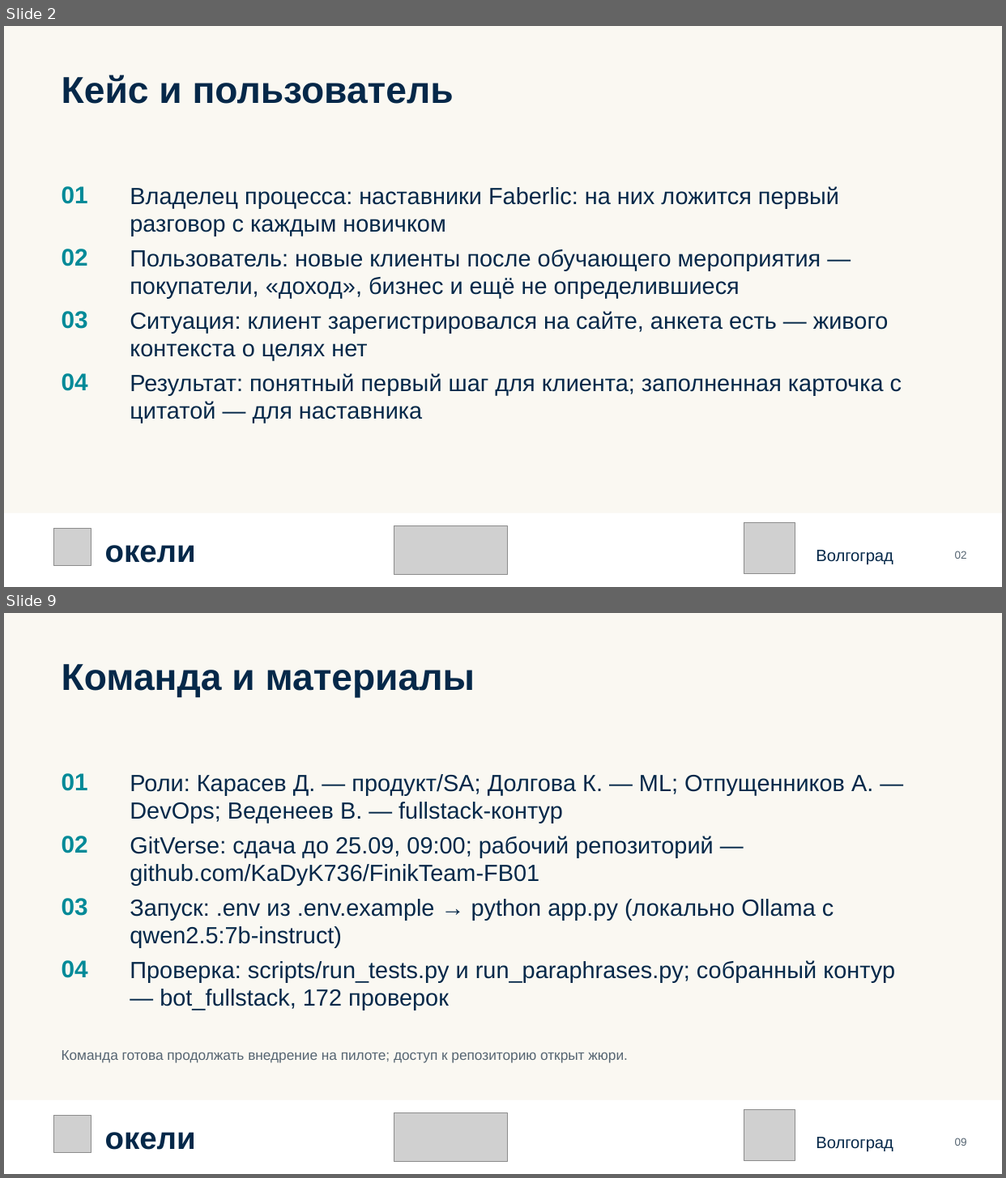
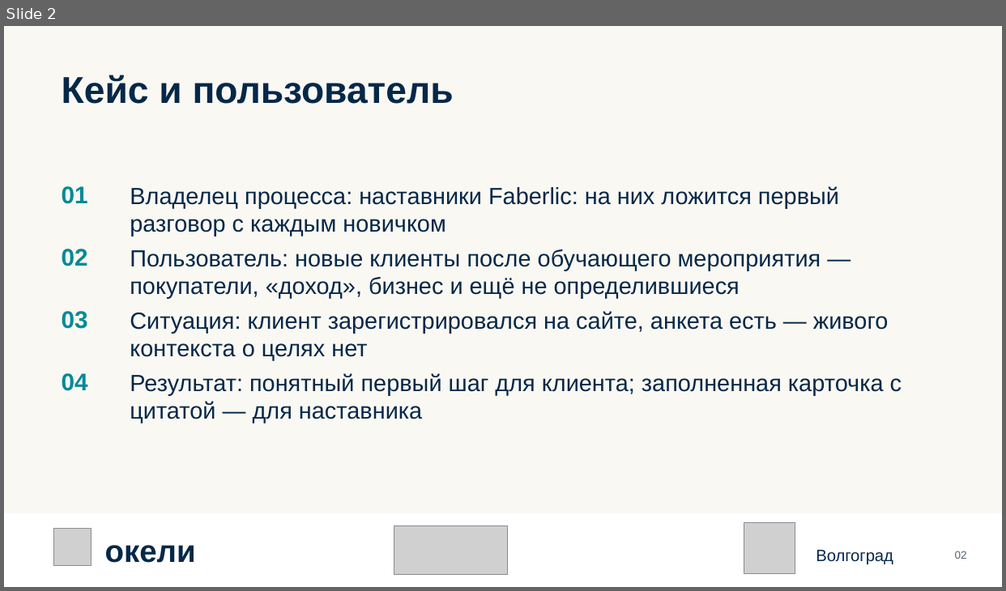
Before and after one commit to KaDyK736/FinikTeam-FB01, a slide deck: Презентация_Finik_FB01_по_шаблону.pptx. Shown one above the other, each under a label of ours: slides 2 and 9 before the commit, slide 2 after it; the slides between them are not shown. The pictures are 1006x1178 and 1006x591 pixels, drawn with LibreOffice and Linux fonts; fonts in the diff are those of the drawing; grey boxes stand for pictures. Boxes give left, top, right and bottom in pixels: in the first picture for what was removed or moved away, otherwise in the second. Text is boxed around its words. In the diff, an @@ line names an element or a change of style, - is before the commit and + after.

```diff
--- a/Презентация_Finik_FB01_по_шаблону.pptx
+++ b/Презентация_Finik_FB01_по_шаблону.pptx
@@ slide 9 removed at [4, 613, 1002, 1174], background #FAF8F2 @@
@@ text removed at [62, 664, 475, 697] @@
-Команда и материалы
@@ text removed at [62, 773, 88, 791] @@
-01
@@ text removed at [130, 774, 873, 824] @@
-Роли: Карасев Д. — продукт/SA; Долгова К. — ML; Отпущенников А. — DevOps; Веденеев В. — fullstack-контур
@@ text removed at [62, 836, 88, 854] @@
-02
@@ text removed at [130, 836, 713, 886] @@
-GitVerse: сдача до 25.09, 09:00; рабочий репозиторий — github.com/KaDyK736/FinikTeam-FB01
@@ text removed at [62, 898, 88, 916] @@
-03
@@ text removed at [130, 899, 833, 948] @@
-Запуск: .env из .env.example → python app.py (локально Ollama с qwen2.5:7b-instruct)
@@ text removed at [62, 960, 88, 978] @@
-04
@@ text removed at [130, 960, 895, 1011] @@
-Проверка: scripts/run_tests.py и run_paraphrases.py; собранный контур — bot_fullstack, 172 проверок
@@ text removed at [62, 1050, 627, 1063] @@
-Команда готова продолжать внедрение на пилоте; доступ к репозиторию открыт жюри.
@@ rectangle removed at [4, 1101, 1002, 1174] @@
@@ picture removed at [54, 1116, 91, 1153] @@
@@ picture removed at [394, 1114, 508, 1162] @@
@@ picture removed at [744, 1110, 796, 1161] @@
@@ text removed at [105, 1132, 196, 1150] @@
-окели
@@ text removed at [816, 1137, 893, 1152] @@
-Волгоград
@@ text removed at [955, 1138, 967, 1146] @@
-09
```
Also in this commit, not shown: 8 slides changed, 2 slides added, 1 other slide removed.
